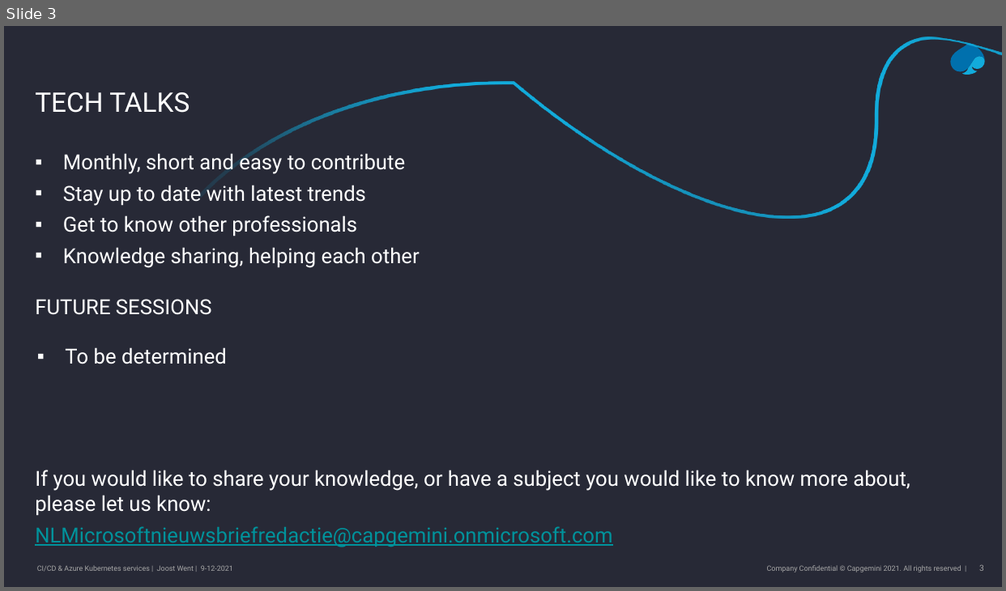
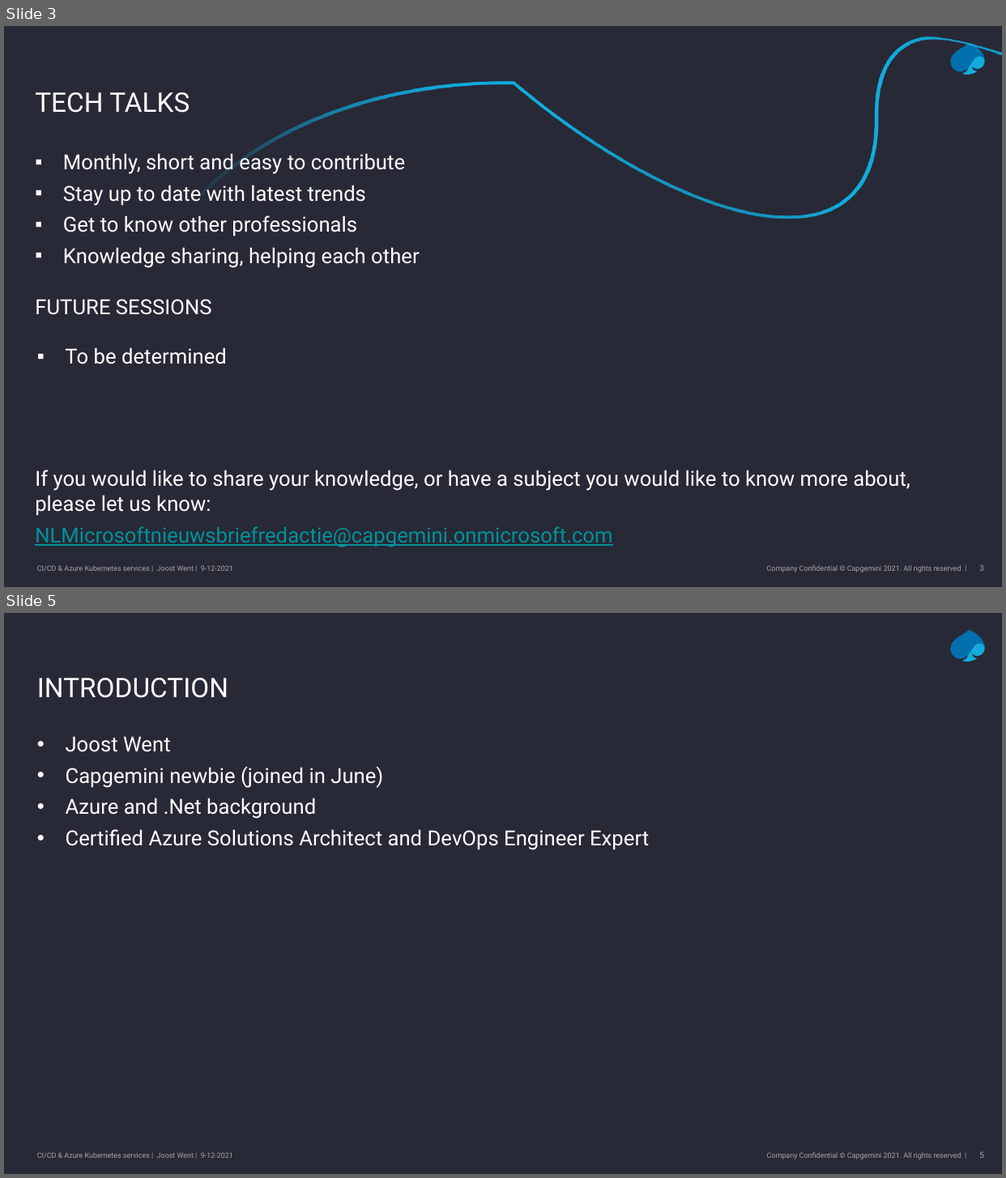
Before and after one commit to joostwent/techtalk-lunch, a slide deck: slides.pptx. Shown one above the other, each under a label of ours: slide 3 before the commit, slides 3 and 5 after it; the slides between them are not shown. The pictures are 1006x591 and 1006x1178 pixels, drawn with LibreOffice and Linux fonts; fonts in the diff are those of the drawing; background and template pictures are left out. Boxes give left, top, right and bottom in pixels: in the first picture for what was removed or moved away, otherwise in the second. Text is boxed around its words. In the diff, an @@ line names an element or a change of style, - is before the commit and + after.

```diff
--- a/slides.pptx
+++ b/slides.pptx
@@ slide 5 added at box(4, 613, 1002, 1174), background #272936; not listed: 5 template elements that a slide beside it also shows @@
@@ title added at box(37, 678, 228, 698), 26 pt, text #FFFFFF @@
+INTRODUCTION
@@ text added at box(66, 736, 649, 850), 20 pt, text #FFFFFF @@
+• Joost Went
+• Capgemini newbie (joined in June)
+• Azure and .Net background
+• Certified Azure Solutions Architect and DevOps Engineer Expert
```
Also in this commit, not shown: 1 slide changed, 6 other slides added, 1 slide removed, 1 other file.
